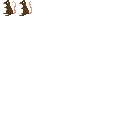
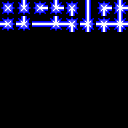
The second (128, 128) image is a revision of the first. Changes to its layers:
renamed "dummy" to "Background", showed it, moved it above "black", painted on it over (0, 0, 128, 32)
renamed "basic" to "black", painted on it over (0, 0, 128, 128)
